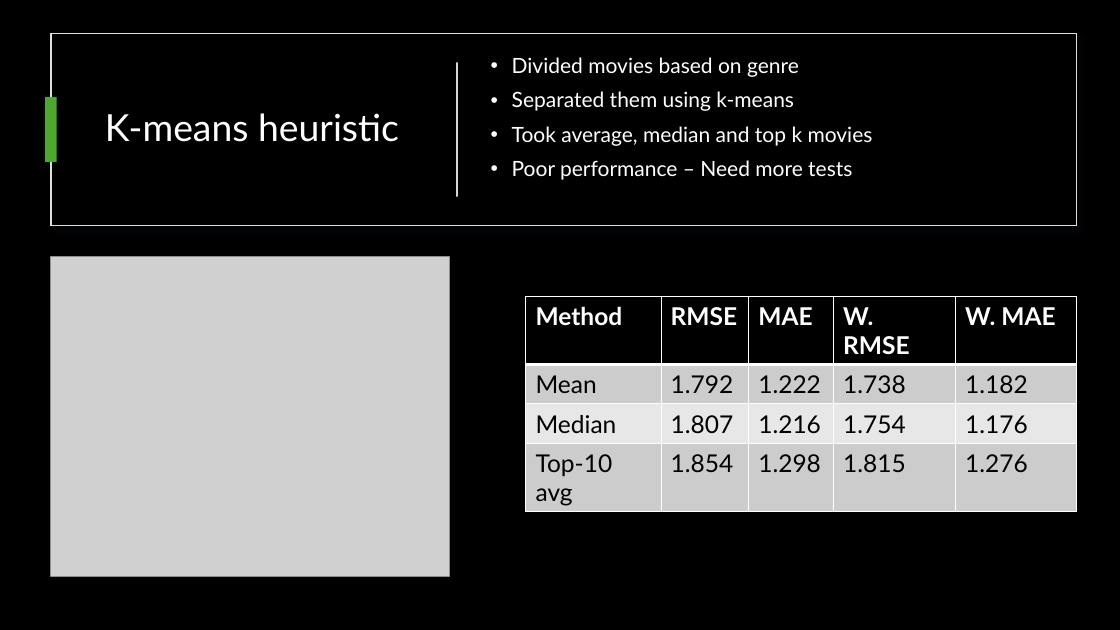
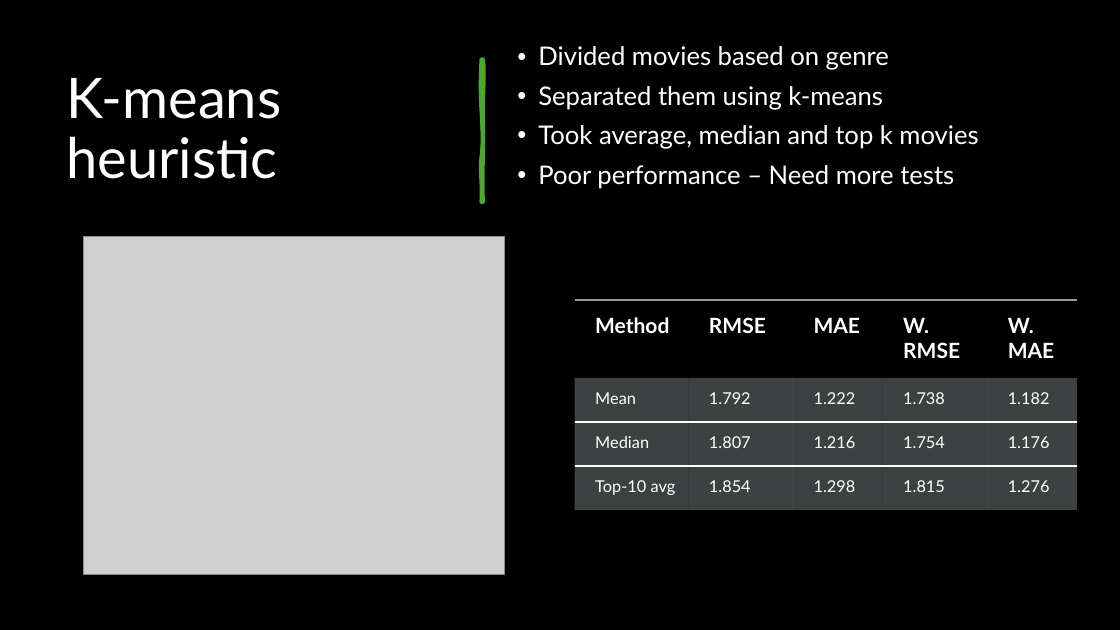
Before and after one commit to Peeyush4/MSML651-PySpark-Movie-Recommendation, a slide deck: slide 10 of Recommendation System using PySpark.pptx (slide 23 before the commit). Drawn at 1120x630 pixels with LibreOffice and Linux fonts; fonts in the diff are those of the drawing; grey boxes stand for pictures. Boxes give left, top, right and bottom in pixels: in the first picture for what was removed or moved away, otherwise in the second. Text is boxed around its words. In the diff, an @@ line names an element or a change of style, - is before the commit and + after.

Commit message:
Completed powerpoint

```diff
--- a/Recommendation System using PySpark.pptx
+++ b/Recommendation System using PySpark.pptx
@@ rectangle removed at (51, 34, 1077, 225) @@
@@ title "K-means heuristic": place and size @@
-title "K-means heuristic" at (105, 113, 399, 142)
+title "K-means heuristic" at (66, 78, 281, 179)
@@ title "K-means heuristic" at (66, 78, 281, 179): size 32 to 48 pt @@
@@ freeform shape added at (481, 59, 483, 202), fill #4EA72E, outline #4EA72E 3.25 pt @@
@@ text "Divided movies based on genre": place and size @@
-text "Divided movies based on genre" at (512, 57, 873, 180)
+text "Divided movies based on genre" at (538, 46, 978, 189)
@@ text "Divided movies based on genre" at (538, 46, 978, 189): size 18 to 22 pt @@
@@ rectangle removed at (456, 62, 458, 197) @@
@@ rectangle removed at (45, 97, 57, 162) @@
@@ picture: place and size @@
-picture at (51, 256, 450, 576)
+picture at (83, 236, 504, 574)
@@ table at (575, 300, 1078, 510) @@
@@ fill #000000 to none in row 1 @@
@@ fill #CCCCCC to #B4BCBE at 35% opacity in 10 cells @@
@@ fill #E7E7E7 to #B4BCBE at 35% opacity in row 3 @@
@@ size 21 to 18 pt in "Method", "RMSE", "MAE", "W. RMSE" and 1 more places @@
@@ size 21 to 14 pt, text colour #000000 to #FFFFFF in "Mean", "1.792", "1.222", "1.738" and 11 more places @@
@@ borders changed @@
@@ table: place and size @@
-table at (526, 297, 1076, 510)
+table at (575, 300, 1078, 510)
```
Also in this commit, not shown: 11 other slides changed, 5 slides added, 10 slides removed.
